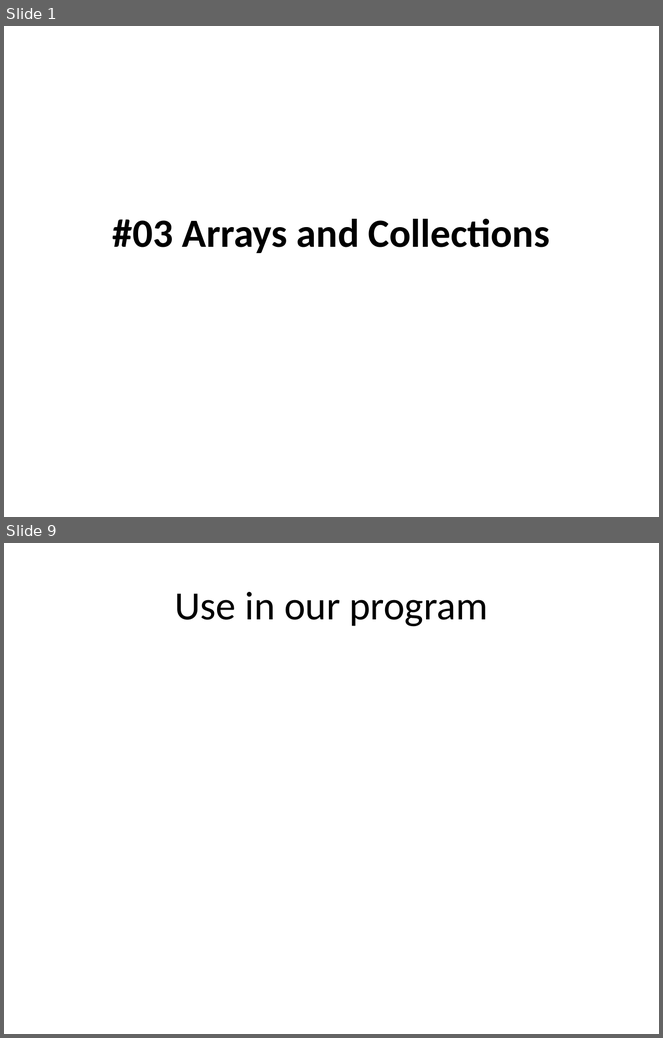
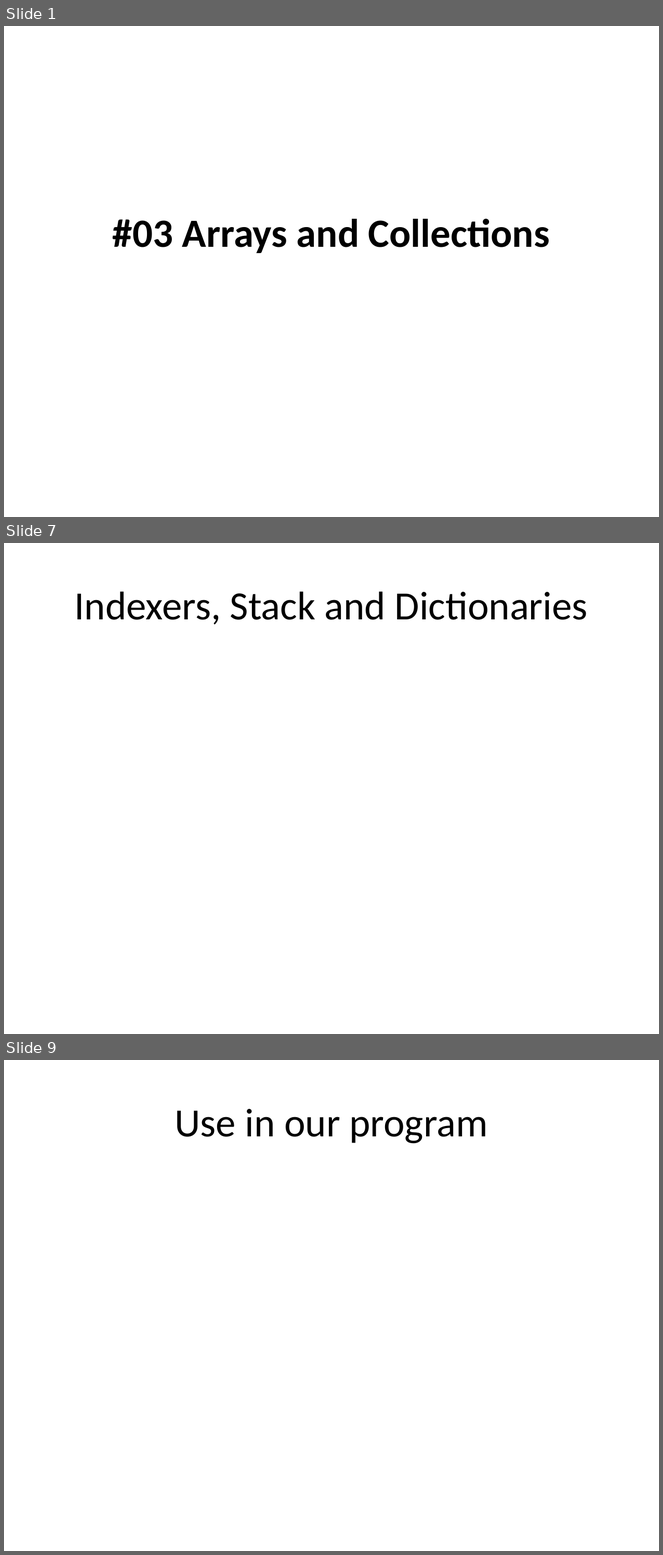
Before and after one commit to isurup/kalle-martin-group, a slide deck: OOPExam/03 Arrays and Collections.pptx. Shown one above the other, each under a label of ours: slides 1 and 9 before the commit, slides 1, 7 and 9 after it; the slides between them are not shown. The pictures are 663x1038 and 663x1555 pixels, drawn with LibreOffice and Linux fonts; fonts in the diff are those of the drawing. Boxes give left, top, right and bottom in pixels: in the first picture for what was removed or moved away, otherwise in the second. Text is boxed around its words. In the diff, an @@ line names an element or a change of style, - is before the commit and + after.

```diff
--- a/OOPExam/03 Arrays and Collections.pptx
+++ b/OOPExam/03 Arrays and Collections.pptx
@@ slide 7 added at box(4, 543, 659, 1034), background #FFFFFF @@
@@ title added at box(75, 591, 588, 625), 44 pt, text #000000 @@
+Indexers, Stack and Dictionaries
```
Also in this commit, not shown: 1 slide changed, 6 other slides added, 6 slides removed.
